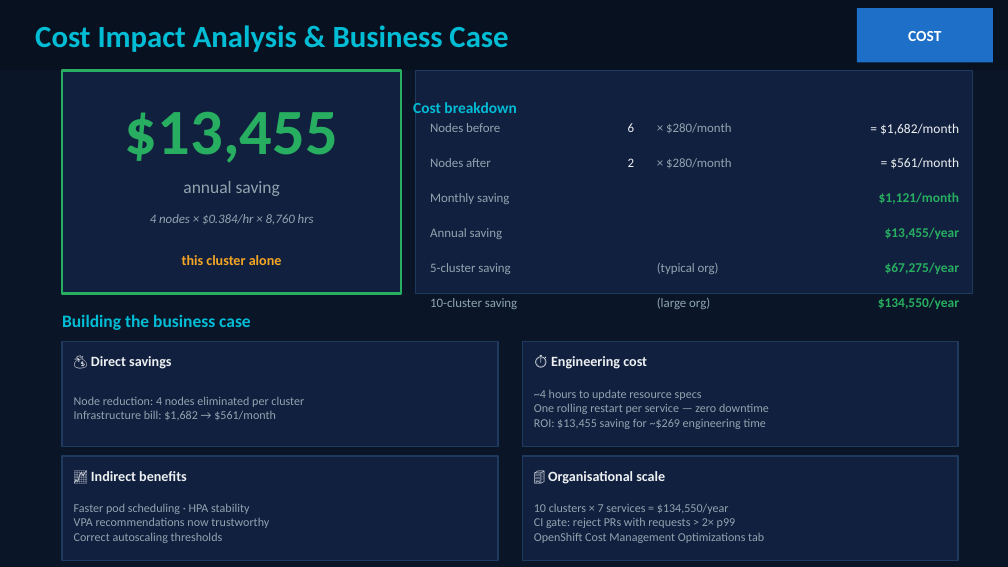
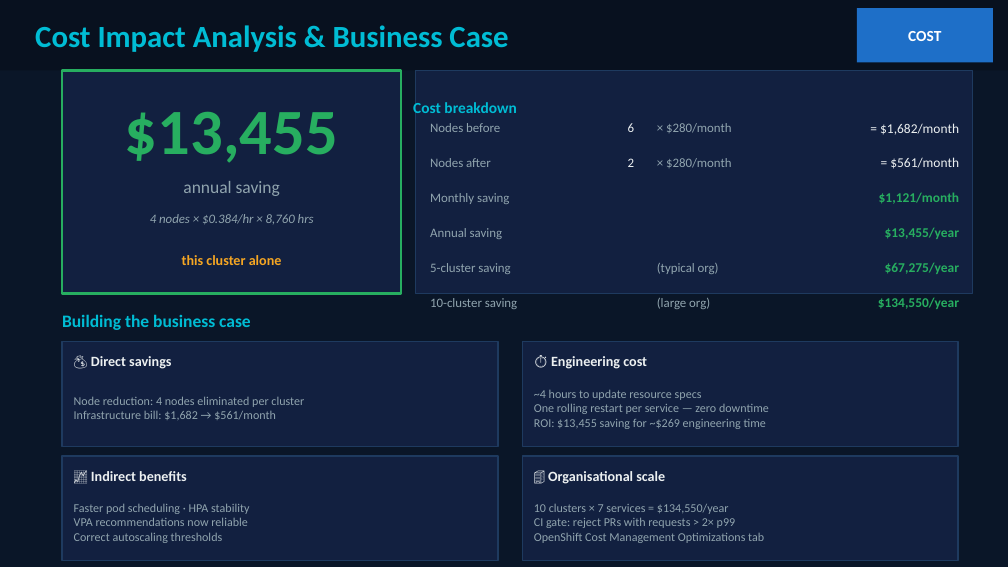
Before and after one commit to patterncatalyst/quarkus-optimization, a slide deck: slide 48 of presentation/optimizing-quarkus-on-kubernetes.pptx. Drawn at 1008x567 pixels with LibreOffice and Linux fonts; fonts in the diff are those of the drawing. Boxes give left, top, right and bottom in pixels: in the first picture for what was removed or moved away, otherwise in the second. Text is boxed around its words. In the diff, an @@ line names an element or a change of style, - is before the commit and + after.

```diff
--- a/presentation/optimizing-quarkus-on-kubernetes.pptx
+++ b/presentation/optimizing-quarkus-on-kubernetes.pptx
@@ text at bbox=[74, 517, 247, 526]: text changed @@
-VPA recommendations now trustworthy
+VPA recommendations now reliable
```
Also in this commit, not shown: 4 other slides changed, 1 other file.
